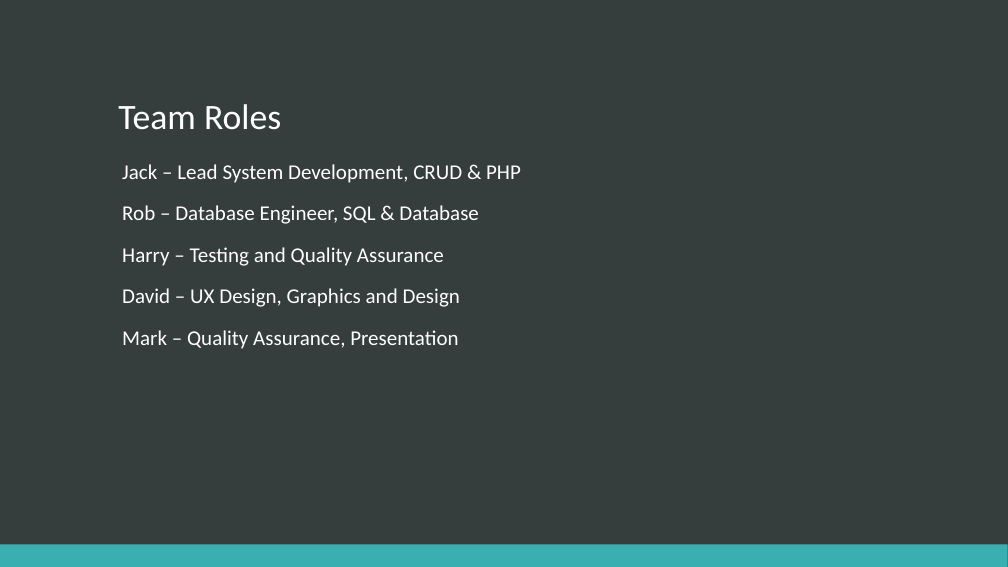
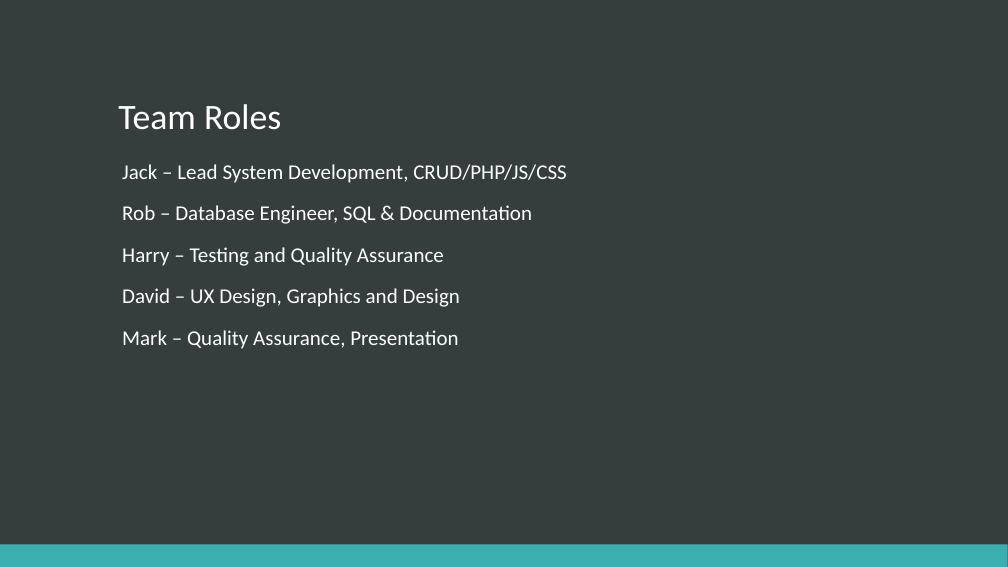
Before and after one commit to jack828/WECAN, a slide deck: slide 2 of presentation/WECAN.pptx. Drawn at 1008x567 pixels with LibreOffice and Linux fonts; fonts in the diff are those of the drawing. Boxes give left, top, right and bottom in pixels: in the first picture for what was removed or moved away, otherwise in the second. Text is boxed around its words. In the diff, an @@ line names an element or a change of style, - is before the commit and + after.

Commit message:
Fixed Slide 2

```diff
--- a/presentation/WECAN.pptx
+++ b/presentation/WECAN.pptx
@@ text at (x1=122, y1=164, x2=567, y2=224): text changed @@
-Jack – Lead System Development, CRUD & PHP
-Rob – Database Engineer, SQL & Database
+Jack – Lead System Development, CRUD/PHP/JS/CSS
+Rob – Database Engineer, SQL & Documentation
```
